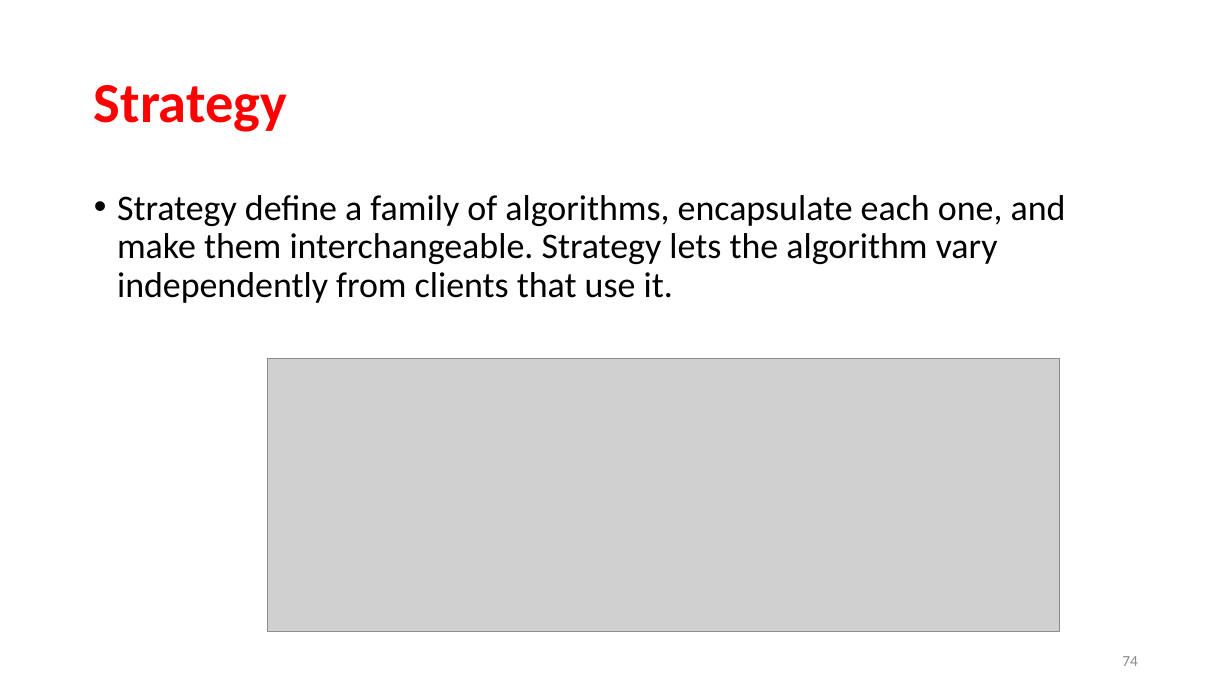
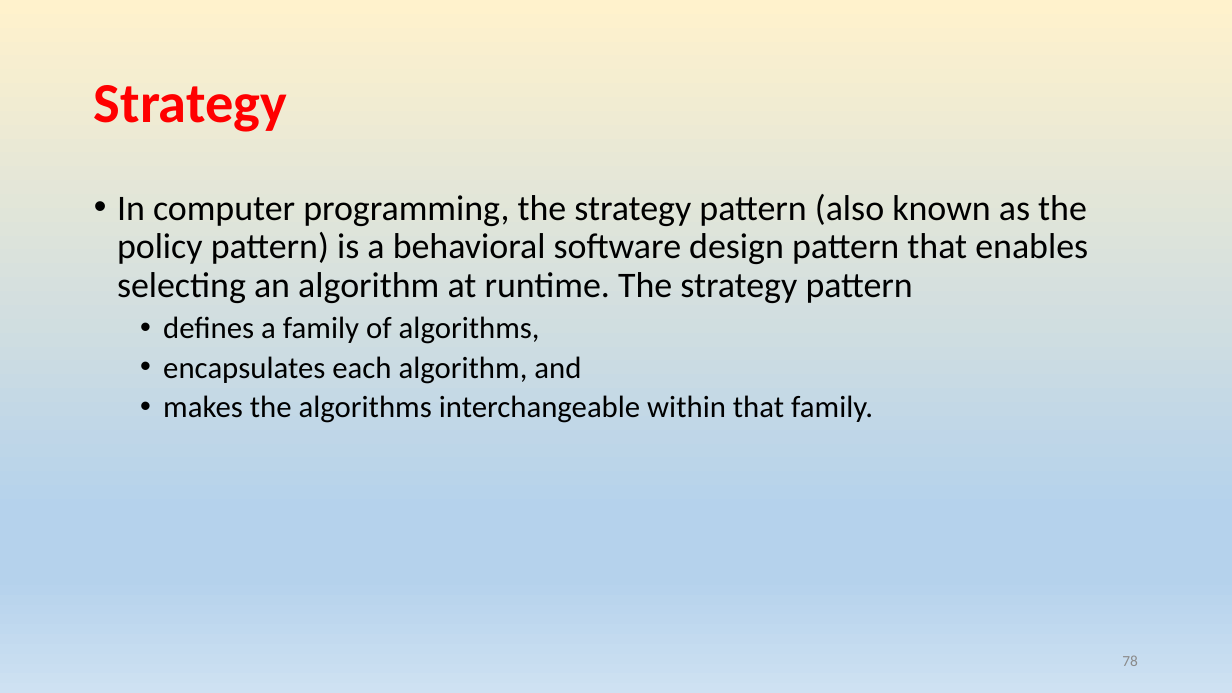
Before and after one commit to rainyheart/bjc-protoss-design_patten-demo, a slide deck: slide 78 of ppt/Design Patterns.pptx (slide 74 before the commit). Drawn at 1232x693 pixels with LibreOffice and Linux fonts; fonts in the diff are those of the drawing; grey boxes stand for pictures. Boxes give left, top, right and bottom in pixels: in the first picture for what was removed or moved away, otherwise in the second. Text is boxed around its words. In the diff, an @@ line names an element or a change of style, - is before the commit and + after.

```diff
--- a/ppt/Design Patterns.pptx
+++ b/ppt/Design Patterns.pptx
@@ background #FFFFFF to gradient #FFF2CC to #B5D2EC to #CEE1F2 @@
@@ text at box(117, 194, 1088, 423): text changed @@
-• Strategy define a family of algorithms, encapsulate each one, and make them interchangeable. Strategy lets the algorithm vary independently from clients that use it.
+• In computer programming, the strategy pattern (also known as the policy pattern) is a behavioral software design pattern that enables selecting an algorithm at runtime. The strategy pattern
+  • defines a family of algorithms,
+  • encapsulates each algorithm, and
+  • makes the algorithms interchangeable within that family.
@@ picture removed at box(268, 359, 1060, 632) @@
@@ page number at box(1122, 655, 1138, 666): text changed @@
-74
+78
```
Also in this commit, not shown: 11 slides added, 3 other files.
